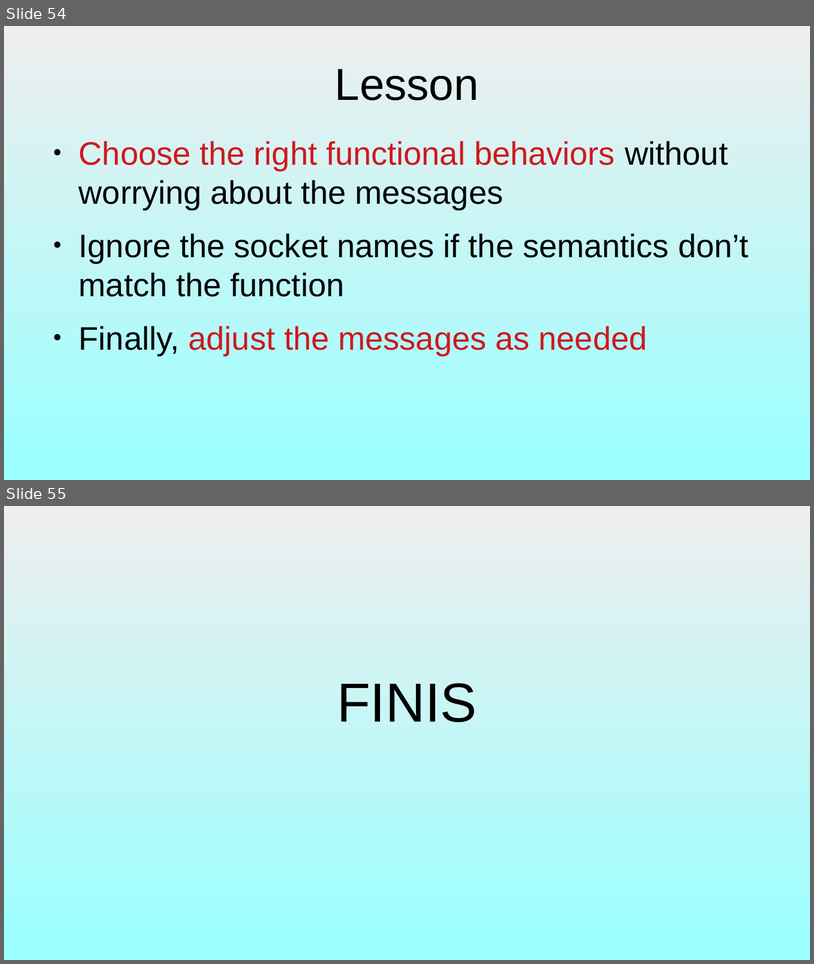
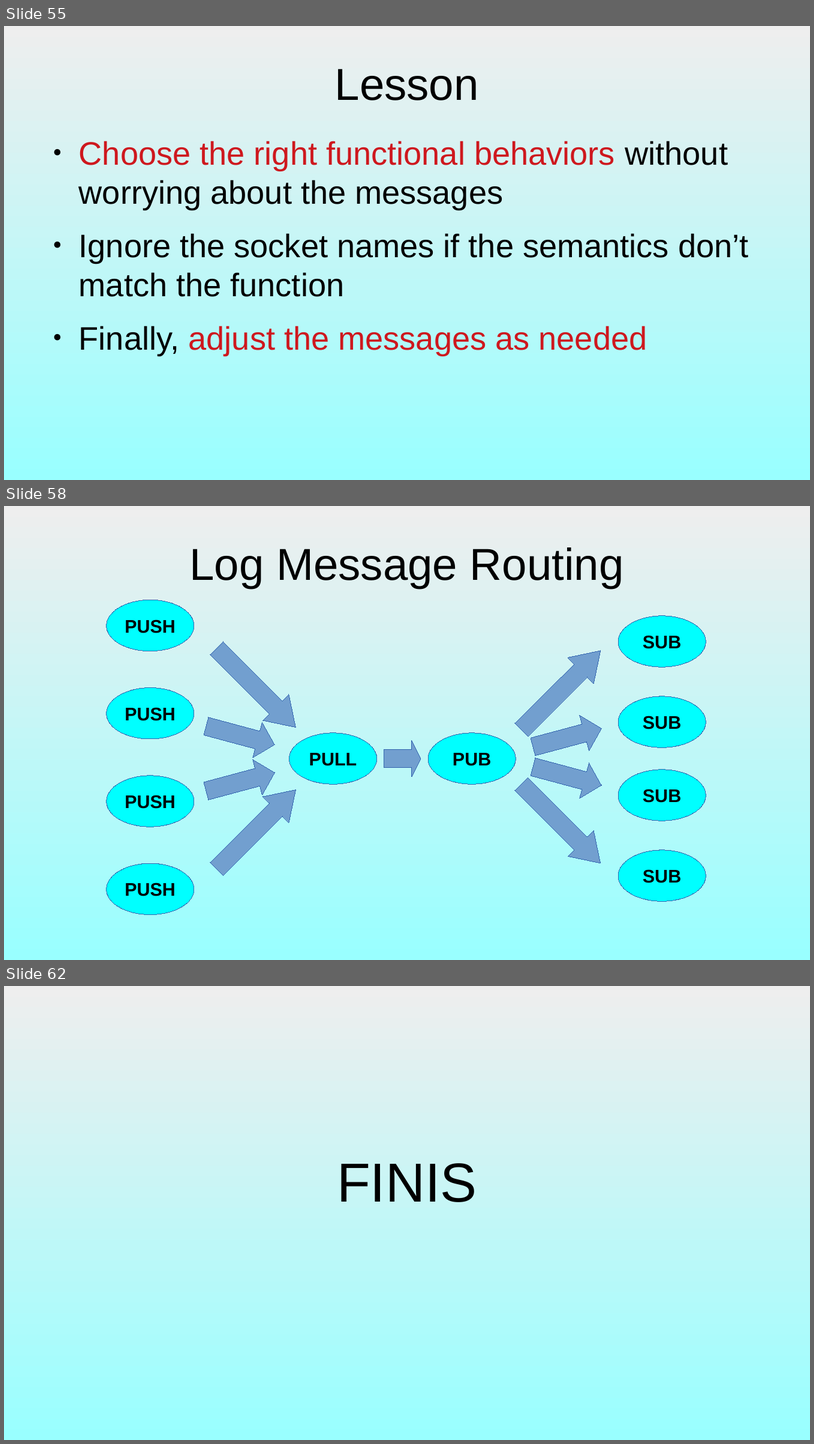
Before and after one commit to dllaurence/zeromq-presentation, a slide deck: presentation.odp. Shown one above the other, each under a label of ours: slides 54 and 55 before the commit, slides 55, 58 and 62 after it; the slides between them are not shown. The pictures are 814x964 and 814x1444 pixels, drawn with LibreOffice and Linux fonts; fonts in the diff are those of the drawing. Boxes give left, top, right and bottom in pixels: in the first picture for what was removed or moved away, otherwise in the second. Text is boxed around its words. In the diff, an @@ line names an element or a change of style, - is before the commit and + after.

```diff
--- a/presentation.odp
+++ b/presentation.odp
@@ slide 58 added at (4,506,810,960), background gradient #EEEEEE to #99FFFF @@
@@ title added at (189,547,624,588), 44 pt, text #000000 @@
+Log Message Routing
@@ ellipse added at (107,600,194,651), fill #00FFFF, outline #3465AF 0 pt, 18 pt, text #000000, bold @@
+PUSH
@@ ellipse added at (618,616,707,667), fill #00FFFF, outline #3465AF 0 pt, 18 pt, text #000000, bold @@
+SUB
@@ right arrow added at (204,635,309,740), fill #729FCF, outline #3465AF 0 pt @@
@@ right arrow added at (509,638,614,743), fill #729FCF, outline #3465AF 0 pt @@
@@ ellipse added at (107,687,194,739), fill #00FFFF, outline #3465AF 0 pt, 18 pt, text #000000, bold @@
+PUSH
@@ ellipse added at (618,696,707,747), fill #00FFFF, outline #3465AF 0 pt, 18 pt, text #000000, bold @@
+SUB
@@ right arrow added at (202,708,280,762), fill #729FCF, outline #3465AF 0 pt @@
@@ right arrow added at (529,711,607,764), fill #729FCF, outline #3465AF 0 pt @@
@@ ellipse added at (290,733,377,784), fill #00FFFF, outline #3465AF 0 pt, 18 pt, text #000000, bold @@
+PULL
@@ ellipse added at (428,733,516,784), fill #00FFFF, outline #3465AF 0 pt, 18 pt, text #000000, bold @@
+PUB
@@ right arrow added at (202,755,280,809), fill #729FCF, outline #3465AF 0 pt @@
@@ right arrow added at (384,740,421,777), fill #729FCF, outline #3465AF 0 pt @@
@@ right arrow added at (529,749,607,803), fill #729FCF, outline #3465AF 0 pt @@
@@ ellipse added at (107,775,194,826), fill #00FFFF, outline #3465AF 0 pt, 18 pt, text #000000, bold @@
+PUSH
@@ right arrow added at (509,771,614,876), fill #729FCF, outline #3465AF 0 pt @@
@@ ellipse added at (618,769,707,820), fill #00FFFF, outline #3465AF 0 pt, 18 pt, text #000000, bold @@
+SUB
@@ right arrow added at (204,777,309,882), fill #729FCF, outline #3465AF 0 pt @@
@@ ellipse added at (107,863,194,915), fill #00FFFF, outline #3465AF 0 pt, 18 pt, text #000000, bold @@
+PUSH
@@ ellipse added at (618,850,707,901), fill #00FFFF, outline #3465AF 0 pt, 18 pt, text #000000, bold @@
+SUB
@@ what was slide 54 is now slide 55 @@
@@ what was slide 55 is now slide 62 @@
```
Also in this commit, not shown: 17 slides changed, 9 other slides added, 3 slides removed, 10 other files.
